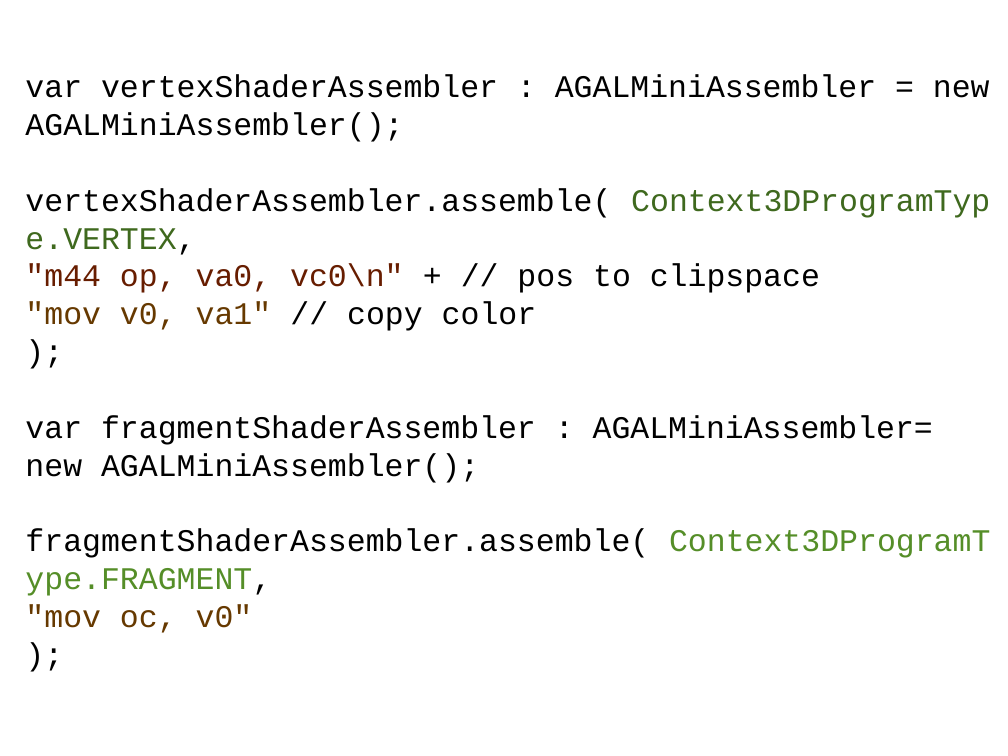
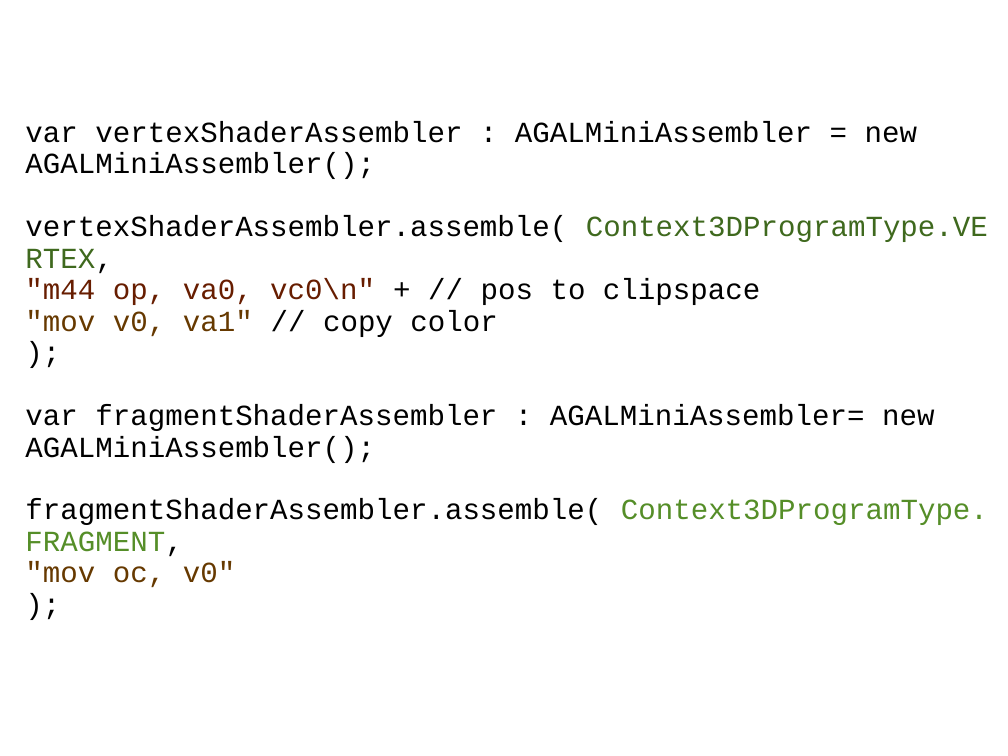
Before and after one commit to schadov/241m-lectures, a slide deck: slide 20 of Stage3D_2.ppt. Drawn at 1008x756 pixels with LibreOffice and Linux fonts; fonts in the diff are those of the drawing. Boxes give left, top, right and bottom in pixels: in the first picture for what was removed or moved away, otherwise in the second. Text is boxed around its words. In the diff, an @@ line names an element or a change of style, - is before the commit and + after.

```diff
--- a/Stage3D_2.ppt
+++ b/Stage3D_2.ppt
@@ text "var vertexShaderAssembler : AGALMiniAssembler = ..." at box(25, 121, 988, 588): size 32 to 29.6 pt; line spacing 1 to 0.9 @@
```
Also in this commit, not shown: 5 other slides changed, 7 slides added.
